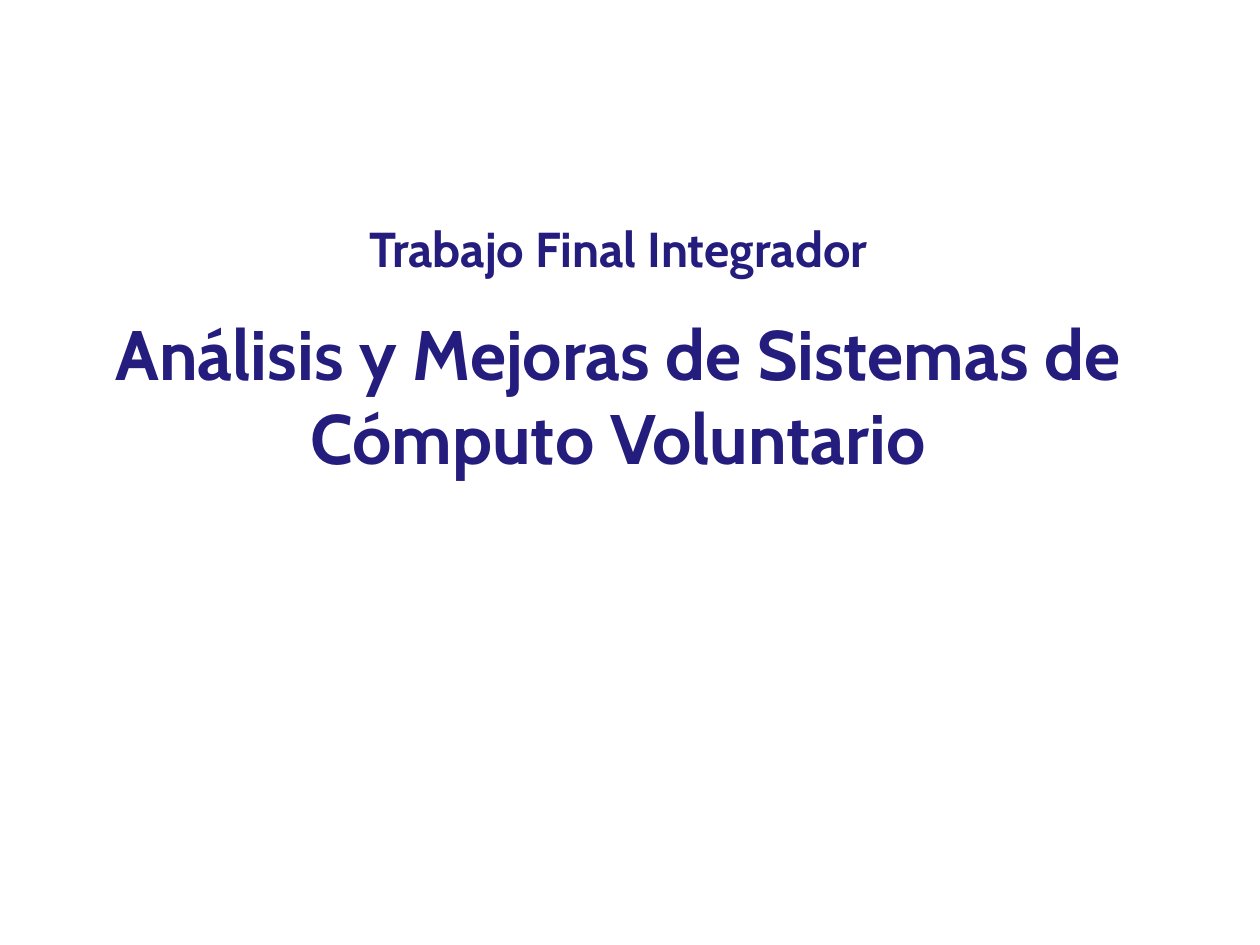
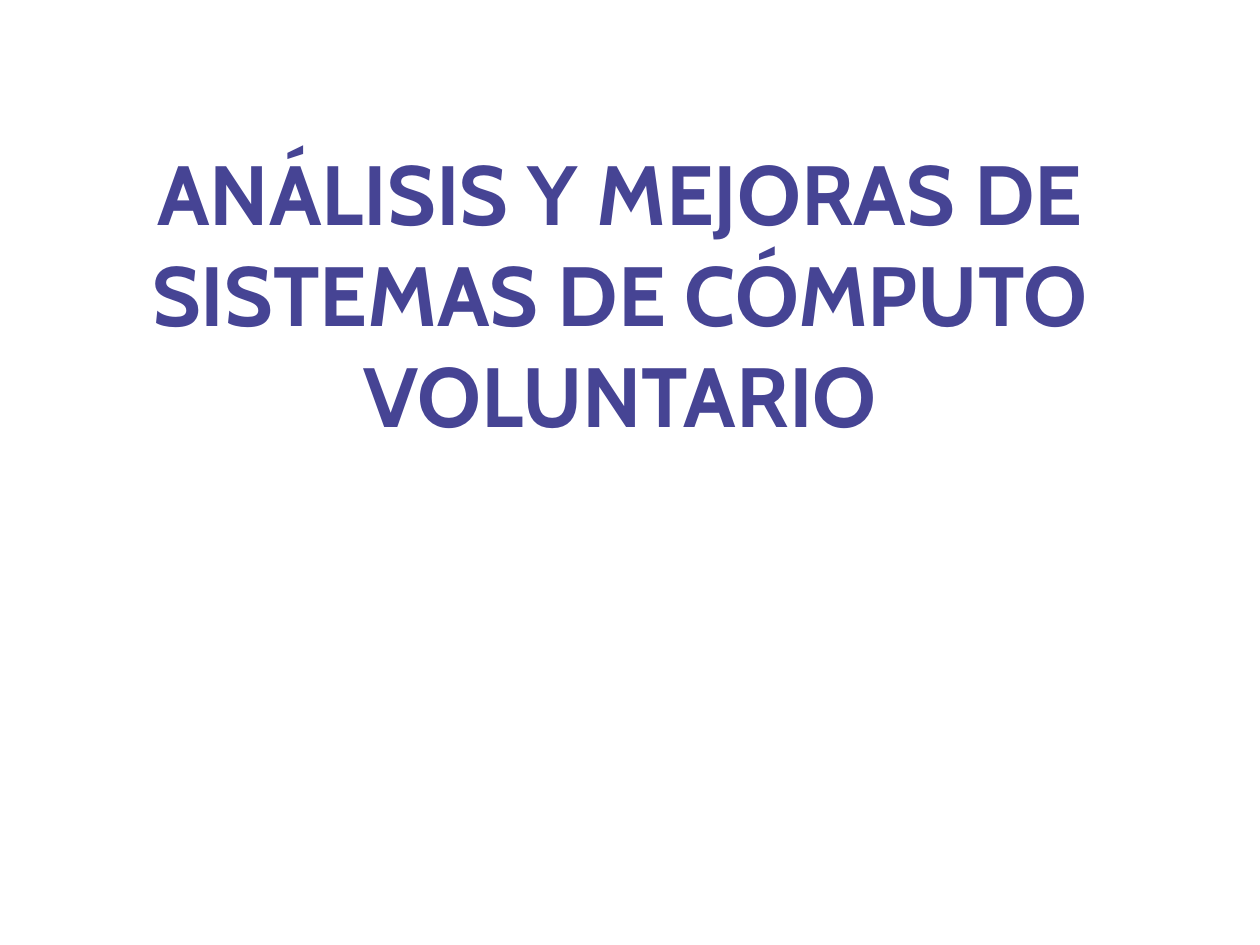
Before and after one commit to DesignJuggler/fasdkfjhasdlkjfhasldkjhfalsjdfasdf, a slide deck: slide 2 of TFI_Jorge_Sanchez_Presentacion.pptx (slide 3 before the commit). Drawn at 1260x945 pixels with LibreOffice and Linux fonts; fonts in the diff are those of the drawing; background and template pictures are left out. Boxes give left, top, right and bottom in pixels: in the first picture for what was removed or moved away, otherwise in the second. Text is boxed around its words. In the diff, an @@ line names an element or a change of style, - is before the commit and + after.

```diff
--- a/TFI_Jorge_Sanchez_Presentacion.pptx
+++ b/TFI_Jorge_Sanchez_Presentacion.pptx
@@ subtitle at (x1=152, y1=154, x2=1088, y2=428): text changed; size 40 to 48 pt; text colour #241D7D to gradient #7171A8 to #464595 to #0E0981 to #100D6F to #100C6D @@
-Análisis y Mejoras de Sistemas de Cómputo Voluntario
+ANÁLISIS Y MEJORAS DE SISTEMAS DE CÓMPUTO VOLUNTARIO
@@ title removed at (x1=369, y1=230, x2=868, y2=278) @@
-Trabajo Final Integrador
```
Also in this commit, not shown: 20 other slides changed, 4 slides added, 10 slides removed.
